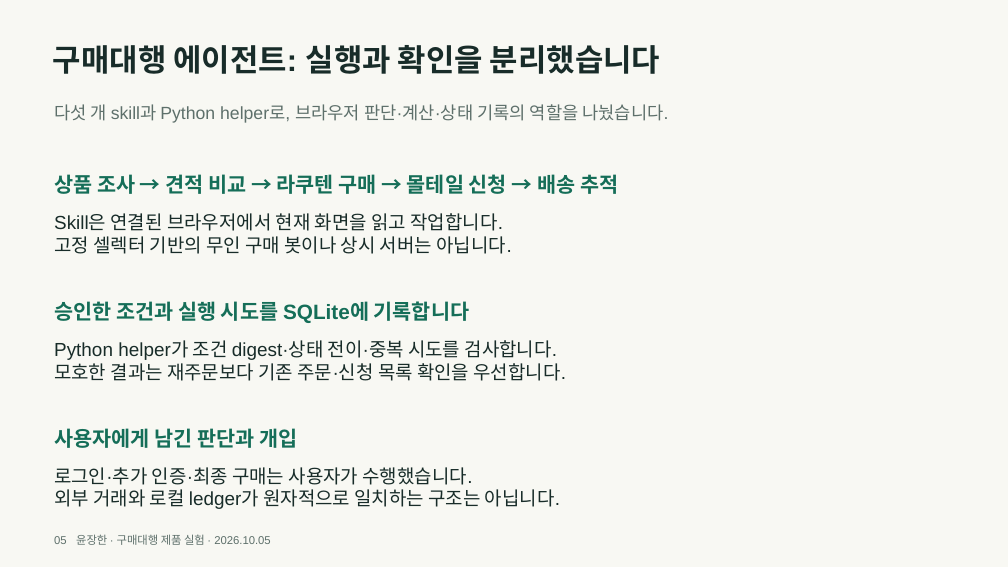
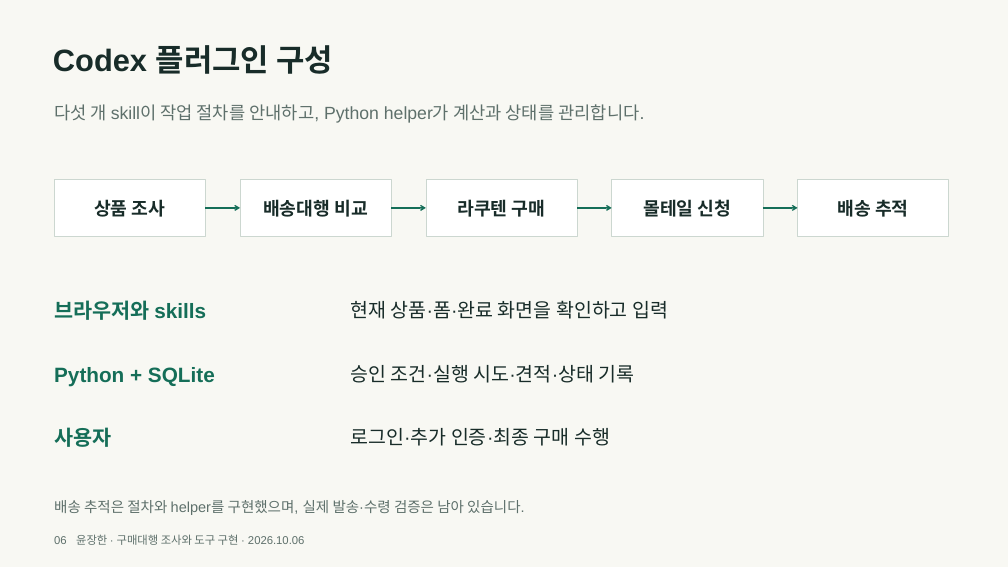
Before and after one commit to y00nZZang/crossborder-purchase-agent, a slide deck: slide 6 of portfolio/crossborder-portfolio.pptx (slide 5 before the commit). Drawn at 1008x567 pixels with LibreOffice and Linux fonts; fonts in the diff are those of the drawing. Boxes give left, top, right and bottom in pixels: in the first picture for what was removed or moved away, otherwise in the second. Text is boxed around its words. In the diff, an @@ line names an element or a change of style, - is before the commit and + after.

```diff
--- a/portfolio/crossborder-portfolio.pptx
+++ b/portfolio/crossborder-portfolio.pptx
@@ text at bbox=[53, 45, 333, 74]: text changed @@
-구매대행 에이전트: 실행과 확인을 분리했습니다
+Codex 플러그인 구성
@@ text at bbox=[54, 104, 644, 123]: text changed @@
-다섯 개 skill과 Python helper로, 브라우저 판단·계산·상태 기록의 역할을 나눴습니다.
+다섯 개 skill이 작업 절차를 안내하고, Python helper가 계산과 상태를 관리합니다.
@@ text removed at bbox=[54, 174, 618, 194] @@
-상품 조사 → 견적 비교 → 라쿠텐 구매 → 몰테일 신청 → 배송 추적
@@ rectangle added at bbox=[54, 180, 206, 236], fill #FFFFFF, outline #CCD7D0 0.75 pt, 21.8 pt, text #182C29, bold @@
+상품 조사
@@ arrow added from (206, 208) to (240, 208), #156E58 1.5 pt @@
@@ rectangle added at bbox=[240, 180, 391, 236], fill #FFFFFF, outline #CCD7D0 0.75 pt, 21.8 pt, text #182C29, bold @@
+배송대행 비교
@@ arrow added from (391, 208) to (426, 208), #156E58 1.5 pt @@
@@ rectangle added at bbox=[426, 180, 577, 236], fill #FFFFFF, outline #CCD7D0 0.75 pt, 21.8 pt, text #182C29, bold @@
+라쿠텐 구매
@@ arrow added from (577, 208) to (611, 208), #156E58 1.5 pt @@
@@ rectangle added at bbox=[611, 180, 763, 236], fill #FFFFFF, outline #CCD7D0 0.75 pt, 21.8 pt, text #182C29, bold @@
+몰테일 신청
@@ arrow added from (763, 208) to (798, 208), #156E58 1.5 pt @@
@@ rectangle added at bbox=[798, 180, 949, 236], fill #FFFFFF, outline #CCD7D0 0.75 pt, 21.8 pt, text #182C29, bold @@
+배송 추적
@@ text removed at bbox=[54, 213, 511, 254] @@
-Skill은 연결된 브라우저에서 현재 화면을 읽고 작업합니다.
-고정 셀렉터 기반의 무인 구매 봇이나 상시 서버는 아닙니다.
@@ text added at bbox=[54, 300, 206, 320], 24.8 pt, text #156E58, bold @@
+브라우저와 skills
@@ text added at bbox=[350, 300, 668, 319], 23.2 pt, text #182C29 @@
+현재 상품·폼·완료 화면을 확인하고 입력
@@ text removed at bbox=[54, 340, 567, 381] @@
-Python helper가 조건 digest·상태 전이·중복 시도를 검사합니다.
-모호한 결과는 재주문보다 기존 주문·신청 목록 확인을 우선합니다.
@@ text added at bbox=[54, 367, 215, 387], 24.8 pt, text #156E58, bold @@
+Python + SQLite
@@ text at bbox=[350, 365, 635, 383]: text changed; size 24.8 to 23.2 pt; text colour #156E58 to #182C29; bold off @@
-승인한 조건과 실행 시도를 SQLite에 기록합니다
+승인 조건·실행 시도·견적·상태 기록
@@ text removed at bbox=[54, 428, 297, 448] @@
-사용자에게 남긴 판단과 개입
@@ text added at bbox=[54, 427, 111, 447], 24.8 pt, text #156E58, bold @@
+사용자
@@ text added at bbox=[350, 428, 610, 446], 23.2 pt, text #182C29 @@
+로그인·추가 인증·최종 구매 수행
@@ text removed at bbox=[54, 467, 560, 509] @@
-로그인·추가 인증·최종 구매는 사용자가 수행했습니다.
-외부 거래와 로컬 ledger가 원자적으로 일치하는 구조는 아닙니다.
@@ text added at bbox=[54, 500, 525, 515], 17.2 pt, text #5E706B @@
+배송 추적은 절차와 helper를 구현했으며, 실제 발송·수령 검증은 남아 있습니다.
@@ text at bbox=[54, 534, 304, 545]: text changed @@
-05 윤장한 · 구매대행 제품 실험 · 2026.10.05
+06 윤장한 · 구매대행 조사와 도구 구현 · 2026.10.06
```
Also in this commit, not shown: 8 other slides changed, 3 slides added, 4 slides removed, 3 other files.
